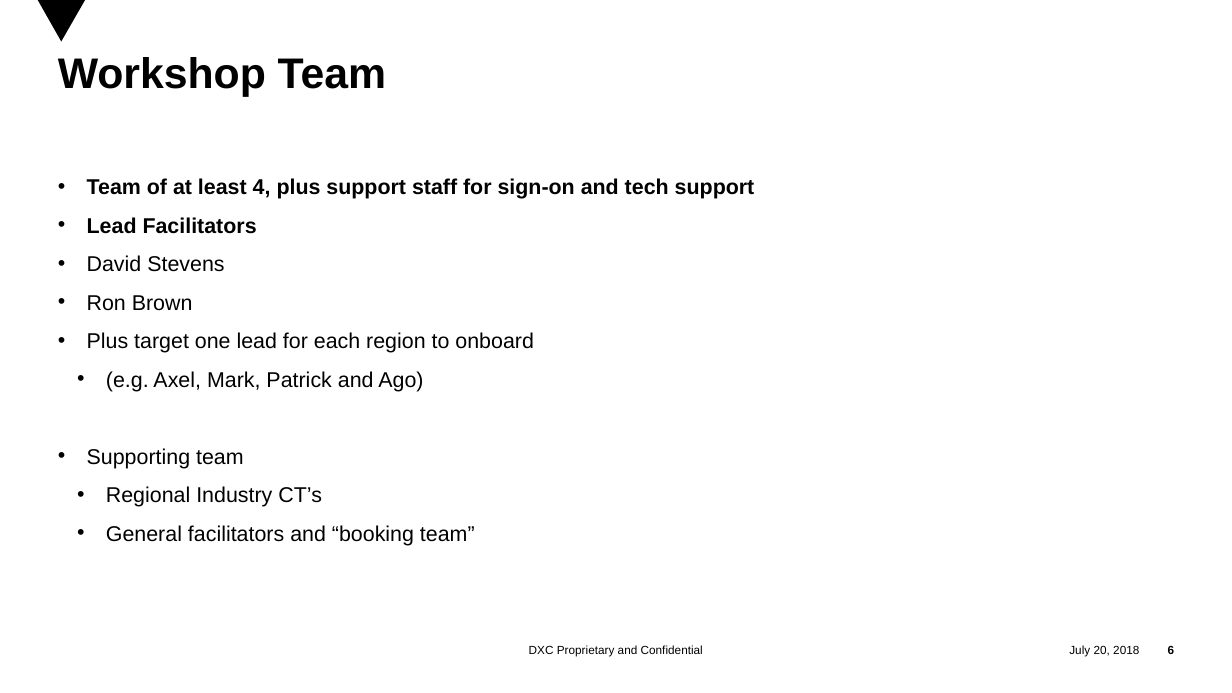
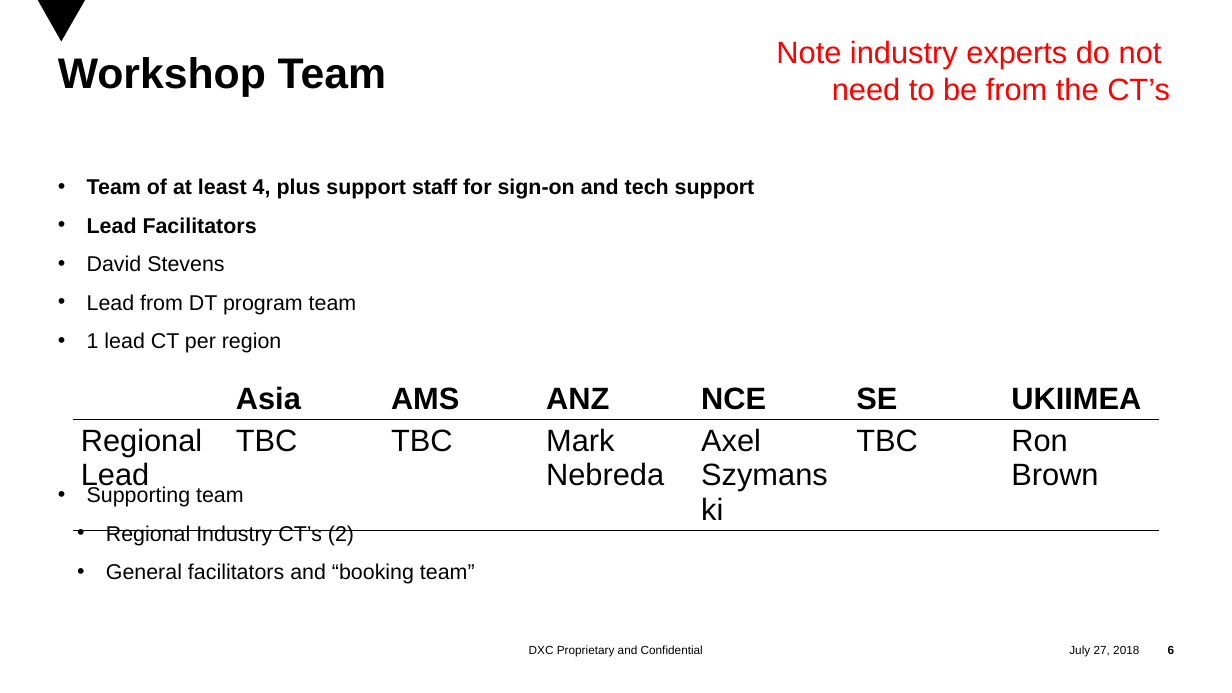
Before and after one commit to EnglishSid/DigitalExplorerDevNotes, a slide deck: slide 6 of Platform/EventsInstance/DXC Digital Roadmaps.pptx. Drawn at 1232x693 pixels with LibreOffice and Linux fonts; fonts in the diff are those of the drawing; background and template pictures are left out. Boxes give left, top, right and bottom in pixels: in the first picture for what was removed or moved away, otherwise in the second. Text is boxed around its words. In the diff, an @@ line names an element or a change of style, - is before the commit and + after.

```diff
--- a/Platform/EventsInstance/DXC Digital Roadmaps.pptx
+++ b/Platform/EventsInstance/DXC Digital Roadmaps.pptx
@@ text added at [776, 40, 1170, 101], 28.8 pt, text #FF0000 @@
+Note industry experts do not
+need to be from the CT’s
@@ text at [87, 294, 357, 353]: text changed @@
-  • Ron Brown
-  • Plus target one lead for each region to onboard
-    • (e.g. Axel, Mark, Patrick and Ago)
+  • Lead from DT program team
+  • 1 lead CT per region
@@ table added at [73, 377, 1157, 495], 2 rows, 7 columns @@
+ | Asia | AMS | ANZ | NCE | SE | UKIIMEA
+Regional Lead | TBC | TBC | Mark Nebreda | Axel Szymanski | TBC | Ron Brown
@@ text at [106, 525, 354, 546]: text changed @@
-    • Regional Industry CT’s
+    • Regional Industry CT’s (2)
@@ text at [1069, 645, 1139, 657]: text changed @@
-July 20, 2018
+July 27, 2018
```
Also in this commit, not shown: 6 other slides changed, 1 slide added, 13 other files.
